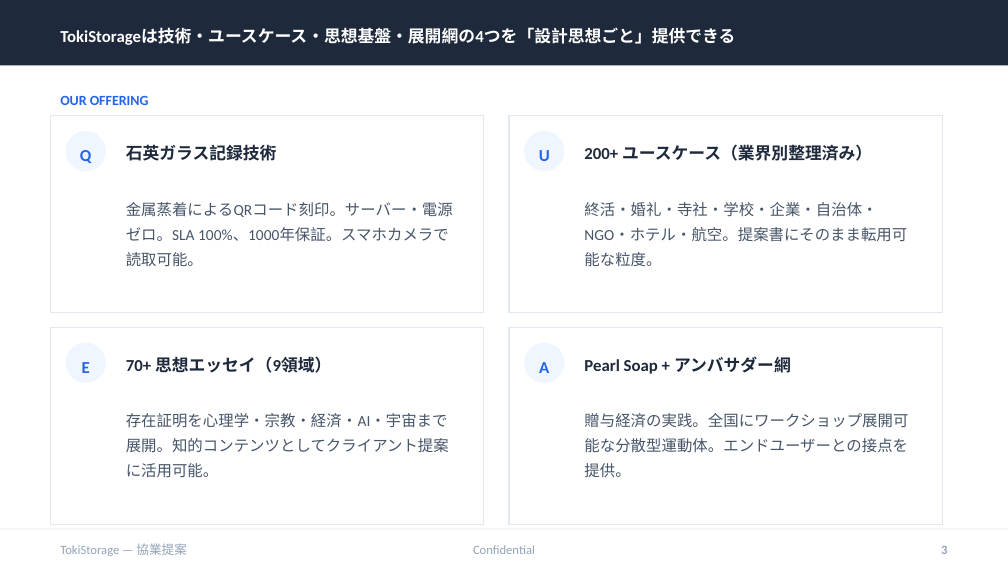
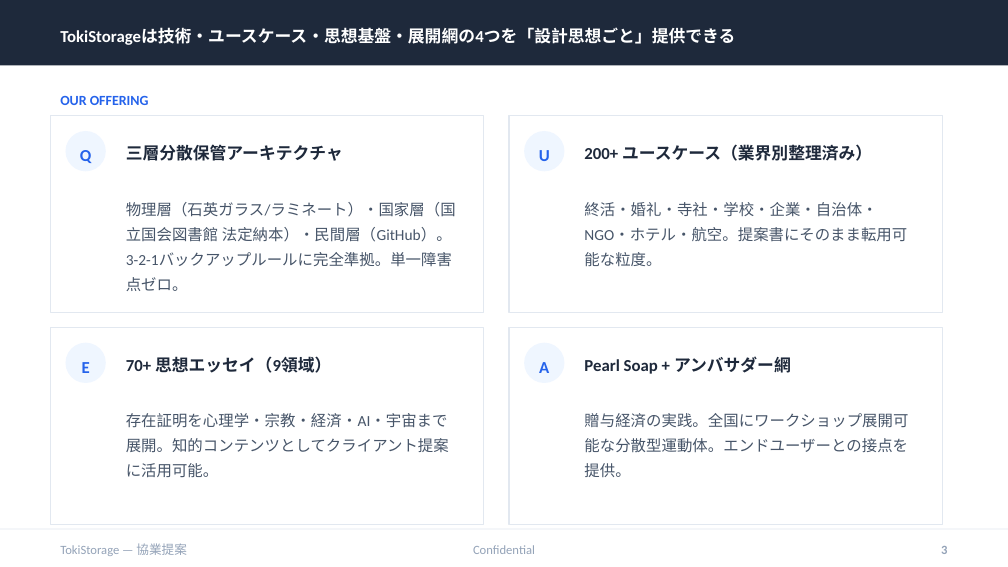
Before and after one commit to tokistorage/lp, a slide deck: slide 3 of tokistorage-partnership-deck.pptx. Drawn at 1008x567 pixels with LibreOffice and Linux fonts; fonts in the diff are those of the drawing. Boxes give left, top, right and bottom in pixels: in the first picture for what was removed or moved away, otherwise in the second. Text is boxed around its words. In the diff, an @@ line names an element or a change of style, - is before the commit and + after.

```diff
--- a/tokistorage-partnership-deck.pptx
+++ b/tokistorage-partnership-deck.pptx
@@ text at [126,144,343,161]: text changed @@
-石英ガラス記録技術
+三層分散保管アーキテクチャ
@@ text at [126,202,456,291]: text changed @@
-金属蒸着によるQRコード刻印。サーバー・電源ゼロ。SLA 100%、1000年保証。スマホカメラで読取可能。
+物理層（石英ガラス/ラミネート）・国家層（国立国会図書館 法定納本）・民間層（GitHub）。3-2-1バックアップルールに完全準拠。単一障害点ゼロ。
```
Also in this commit, not shown: 8 other slides changed, 2 slides added, 14 other files.
